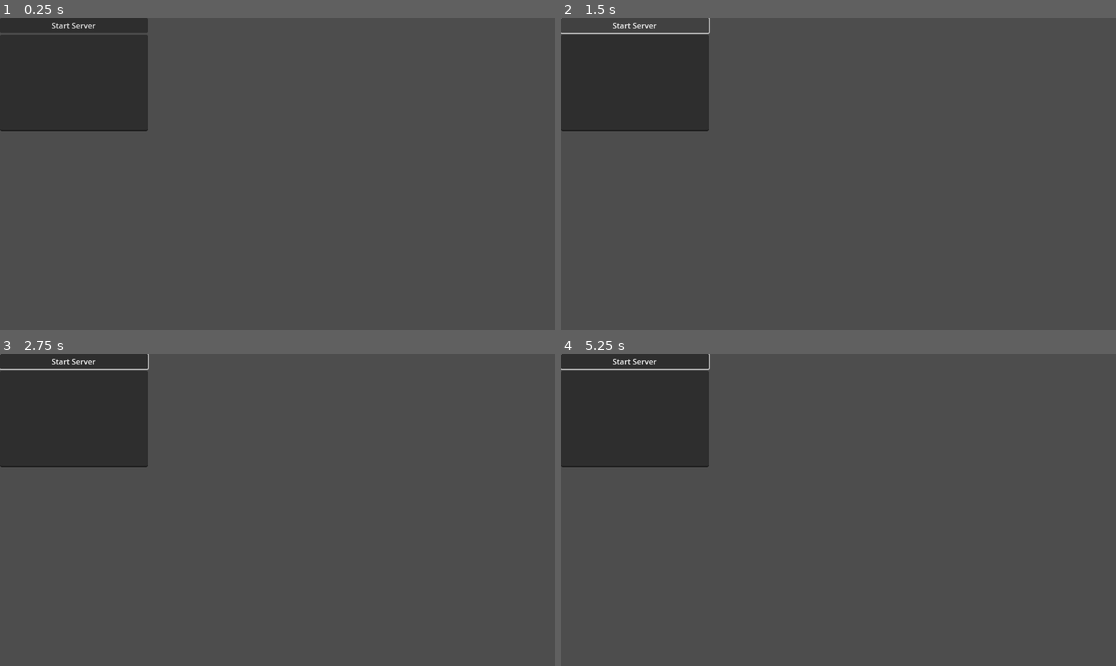
Above: before the commit, frames 1-4 (two rows, left to right).
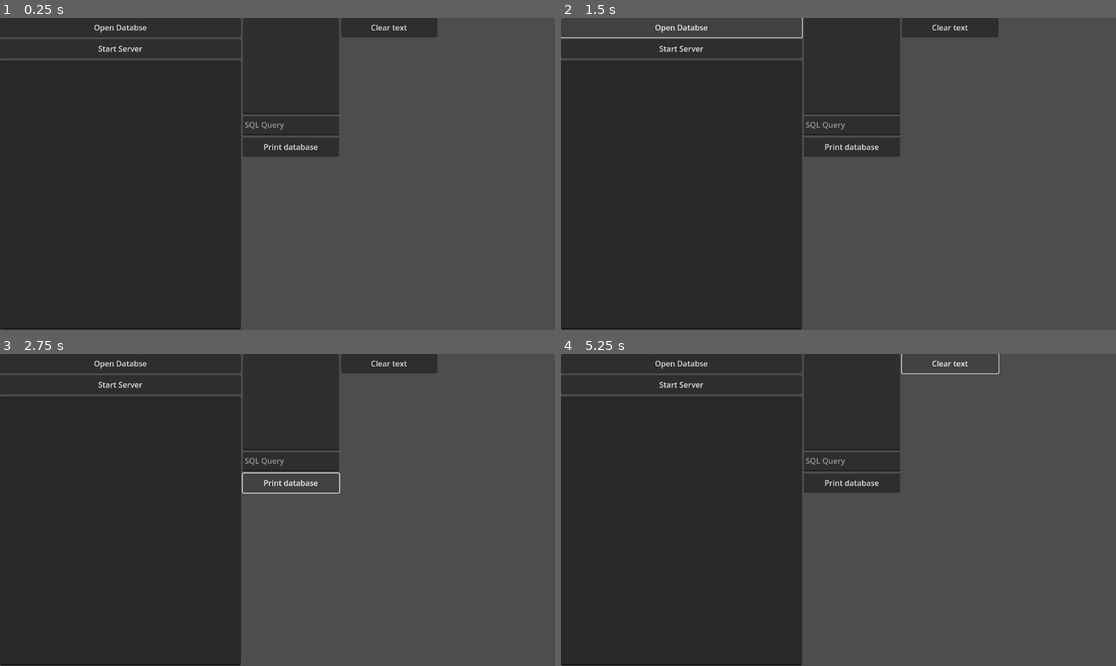
Above: after the commit, the same moments.

Repository: Rushninga/Steel-pan-server
Game: Godot game, scene res://Main.tscn
The game is run twice, just before and just after one commit, with the same random seed, the same clock (stepped at 60 frames per second) and the same inputs.
Inputs (mouse positions are in pixels of both pictures, inside the frame that each line leads up to):
- Up to frame 1 (0.25 s): no input
- Up to frame 2 (1.5 s): click "Start Server" at 0.5 s; click (683, 27) at 1.25 s, where only the run after the commit has a clickable "Open Databse"
- Up to frame 3 (2.75 s): click (288, 481) at 2 s, where only the run after the commit has a clickable "Print database"
- Up to frame 4 (5.25 s): click (949, 363) at 2.75 s, where only the run after the commit has a clickable "Clear text"; click (683, 363) at 3.5 s, where only the run after the commit has a clickable "Open Databse"; click (849, 481) at 4.25 s, where only the run after the commit has a clickable "Print database"; click (949, 363) at 5 s, where only the run after the commit has a clickable "Clear text"

The runs differ from the first frame. In frame 1, 42% of the frame differs, in the area x 0-79%, y 0-100%; in frame 2, 42%; in frame 3, 42%; in frame 4, 42%.
Error after the commit: Parse Error: Identifier "SQLite" not declared in the current scope. (res://node_2d.gd:6)

Commit message:
Login functionality
adds login functionality

Diff:
--- a/Server_screen.tscn
+++ b/Server_screen.tscn
@@ -7,18 +7,57 @@
 anchors_preset = 0
 script = ExtResource("1_rqn7x")
 
-[node name="VBoxContainer" type="VBoxContainer" parent="."]
+[node name="HBoxContainer" type="HBoxContainer" parent="."]
 layout_mode = 0
-offset_right = 307.0
-offset_bottom = 391.0
+offset_right = 1146.0
+offset_bottom = 647.0
 
-[node name="Button" type="Button" parent="VBoxContainer"]
-custom_minimum_size = Vector2(0, 20)
+[node name="VBoxContainer" type="VBoxContainer" parent="HBoxContainer"]
+custom_minimum_size = Vector2(500, 0)
+layout_mode = 2
+
+[node name="Button2" type="Button" parent="HBoxContainer/VBoxContainer"]
+custom_minimum_size = Vector2(0, 40)
+layout_mode = 2
+text = "Open Databse"
+
+[node name="Button" type="Button" parent="HBoxContainer/VBoxContainer"]
+custom_minimum_size = Vector2(0, 40)
 layout_mode = 2
 text = "Start Server"
 
-[node name="Label" type="CodeEdit" parent="VBoxContainer"]
+[node name="Label" type="CodeEdit" parent="HBoxContainer/VBoxContainer"]
+layout_mode = 2
+size_flags_vertical = 3
+editable = false
+code_completion_enabled = true
+
+[node name="VBoxContainer2" type="VBoxContainer" parent="HBoxContainer"]
+custom_minimum_size = Vector2(200, 0)
+layout_mode = 2
+
+[node name="Label" type="CodeEdit" parent="HBoxContainer/VBoxContainer2"]
 custom_minimum_size = Vector2(0, 200)
 layout_mode = 2
 
-[connection signal="pressed" from="VBoxContainer/Button" to="." method="_on_button_pressed"]
+[node name="SQL_Query" type="TextEdit" parent="HBoxContainer/VBoxContainer2"]
+custom_minimum_size = Vector2(0, 40)
+layout_mode = 2
+placeholder_text = "SQL Query"
+scroll_fit_content_height = true
+
+[node name="Print" type="Button" parent="HBoxContainer/VBoxContainer2"]
+custom_minimum_size = Vector2(0, 40)
+layout_mode = 2
+text = "Print database"
+
+[node name="Clear" type="Button" parent="HBoxContainer"]
+custom_minimum_size = Vector2(200, 40)
+layout_mode = 2
+size_flags_vertical = 0
+text = "Clear text"
+
+[connection signal="pressed" from="HBoxContainer/VBoxContainer/Button2" to="." method="_on_button_2_pressed"]
+[connection signal="pressed" from="HBoxContainer/VBoxContainer/Button" to="." method="_on_button_pressed"]
+[connection signal="pressed" from="HBoxContainer/VBoxContainer2/Print" to="." method="_on_print_pressed"]
+[connection signal="pressed" from="HBoxContainer/Clear" to="." method="_on_clear_pressed"]
--- a/networking.gd
+++ b/networking.gd
@@ -1,51 +1,46 @@
 extends Node
-var id
-var username = "shernan"
-var password = "password"
-var connected_ids = []
-var list_connected_user_info = {
-	"username" : [],
-	"id" : []
-}
-var list_user_info = {
-	"username" : ["shernan"],
-	"password" : ["password"],
-}
-
+@onready var connected_ids = $Node2D.connected_ids
+@onready var list_connected_user_info = $Node2D.list_connected_user_info
+@onready var db = $Node2D.db
+var query:String
+var bindings:Array
 
 
 
 func _ready():
-	$Node2D.send_id.connect(add_id)
+	$Node2D.connect("login_confirm", _login_confirm)
 
 
-func add_id(id):
-	connected_ids.append(id)
+func _login_confirm():
+
+	pass
+
+
+@rpc("any_peer", "reliable", "call_local")
+func send_user_info(username_recieved, password_recieved, mode_recieved):
+	if multiplayer.is_server():
+		var id = multiplayer.get_remote_sender_id()
+		if mode_recieved == "sign in":
+
+			pass
+		else:
+			bindings = [username_recieved, password_recieved]
+			query = "SELECT username,password FROM user_info WHERE username = ? AND password = ?;"
+			db.query_with_bindings(query, bindings)
+			var results = db.query_result
+			var message
+			if results.is_empty(): #sends a login confirmation to client, 1 == username or password is incorrect, 1 is login was sucessful and 3 is unknown error
+				message = 1
+			elif results.size() == 1:
+				message = 2
+				list_connected_user_info["username"] = username_recieved
+				list_connected_user_info["id"] = multiplayer.get_remote_sender_id()
+			else:
+				message = 3
+			user_login_confirm.rpc_id(id,message)
 
 
 
-@rpc("any_peer", "reliable", "call_local")
-func send_user_info(username_recieved, password_received, mode_received):
-	if multiplayer.is_server():
-		var id = multiplayer.get_remote_sender_id()
-		if mode_received == "sign in":
-
-			pass
-		else:
-			var list_count = 0
-			for i in list_user_info["username"]:
-				if username_recieved == i and password_received == list_user_info["password"][list_count]:
-					rpc_id(id, "user_login_confirm")
-				list_count += 1
-
-
-			if username_recieved == username and password_received == password:
-
-				pass
-
-		list_connected_user_info["username"] = username_recieved
-		list_connected_user_info["id"] = multiplayer.get_remote_sender_id()
-
 @rpc("authority", "unreliable_ordered", "call_remote")
-func user_login_confirm():
+func user_login_confirm(message):
 	pass
--- a/node_2d.gd
+++ b/node_2d.gd
@@ -3,26 +3,71 @@
 var host_address
 var default_port = 8000
 var port
-signal send_id
-
-# Called when the node enters the scene tree for the first time.
+var db = SQLite.new()
+var db_is_open = false
+@onready var db_query = $HBoxContainer/VBoxContainer2/SQL_Query
+@onready var print_result = $HBoxContainer/VBoxContainer2/Label
+var query
+var list_connected_user_info = {
+	"username" : [],
+	"id" : []
+}
+var connected_ids = []
+signal login_confirm
 func _ready():
 	multiplayer.peer_connected.connect(_on_player_connected)
-
+	multiplayer.peer_disconnected.connect(_on_player_disconnected)
+	db.path = "res://Main.db"
 	pass # Replace with function body.
 
 
-func _on_button_pressed():
+func _on_button_pressed(): #starts server
 	server.create_server(default_port)
 	multiplayer.multiplayer_peer = server
 	host_address = IP.resolve_hostname(str(OS.get_environment("COMPUTERNAME")),1)
-	$VBoxContainer/Label.text = host_address
+	$HBoxContainer/VBoxContainer/Label.text += host_address + "\n"
+
+
+func _on_player_connected(id):
+	$HBoxContainer/VBoxContainer/Label.text += "\nPlayer "
+	$HBoxContainer/VBoxContainer/Label.text += str(id)
+	$HBoxContainer/VBoxContainer/Label.text += " has connected"
+	connected_ids.append(id)
 
 
 
-func _on_player_connected(id):
-	$VBoxContainer/Label.text += "\nPlayer "
-	$VBoxContainer/Label.text += str(id)
-	$VBoxContainer/Label.text += " has connected"
-	emit_signal("send_id", id)
-	pass
+func _on_player_disconnected(id):
+	$HBoxContainer/VBoxContainer/Label.text += "\nPlayer "
+	$HBoxContainer/VBoxContainer/Label.text += str(id)
+	$HBoxContainer/VBoxContainer/Label.text += " has disconnected"
+	for i in connected_ids:
+		if i == id:
+			connected_ids.erase(i)
+
+
+func _on_button_2_pressed(): #opens database
+	db.open_db()
+	db.foreign_keys = true
+	db.query("SELECT 1")
+	#Checks if database open successfully with sql query
+	if db.error_message == "not an error":
+		$HBoxContainer/VBoxContainer/Label.text += "Database opened successfully \n"
+	else:
+		$HBoxContainer/VBoxContainer/Label.text += "Database has failed to open \n"
+
+
+
+
+func _on_print_pressed(): #process an sql query and prints the result
+	query = $HBoxContainer/VBoxContainer2/SQL_Query.text
+	db.query(query)
+	$HBoxContainer/VBoxContainer2/Label.text = ""
+	for i in db.query_result:
+		$HBoxContainer/VBoxContainer2/Label.text += str(i)
+		$HBoxContainer/VBoxContainer2/Label.text += "\n"
+	pass # Replace with function body.
+
+
+func _on_clear_pressed():
+	$HBoxContainer/VBoxContainer/Label.text = ""
+	pass # Replace with function body.
Not shown, added: addons/godot-sqlite/godot-sqlite.gd
Not shown, added: addons/godot-sqlite/plugin.cfg
Not shown, added: Main.db
Not shown, added: addons/godot-sqlite/LICENSE.md
Not shown, added: addons/godot-sqlite/bin/libgdsqlite.android.template_debug.arm64.so
Not shown, added: addons/godot-sqlite/bin/libgdsqlite.android.template_debug.x86_64.so
Not shown, added: addons/godot-sqlite/bin/libgdsqlite.android.template_release.arm64.so
Not shown, added: addons/godot-sqlite/bin/libgdsqlite.android.template_release.x86_64.so
Not shown, added: addons/godot-sqlite/bin/libgdsqlite.ios.template_debug.arm64.dylib
Not shown, added: addons/godot-sqlite/bin/libgdsqlite.ios.template_debug.xcframework/Info.plist
Not shown, added: addons/godot-sqlite/bin/libgdsqlite.ios.template_debug.xcframework/ios-arm64/libgdsqlite.ios.template_debug.a
Not shown, added: addons/godot-sqlite/bin/libgdsqlite.ios.template_debug.xcframework/ios-arm64_x86_64-simulator/libgdsqlite.ios.template_debug.simulator.a
(and 24 more such lines)
